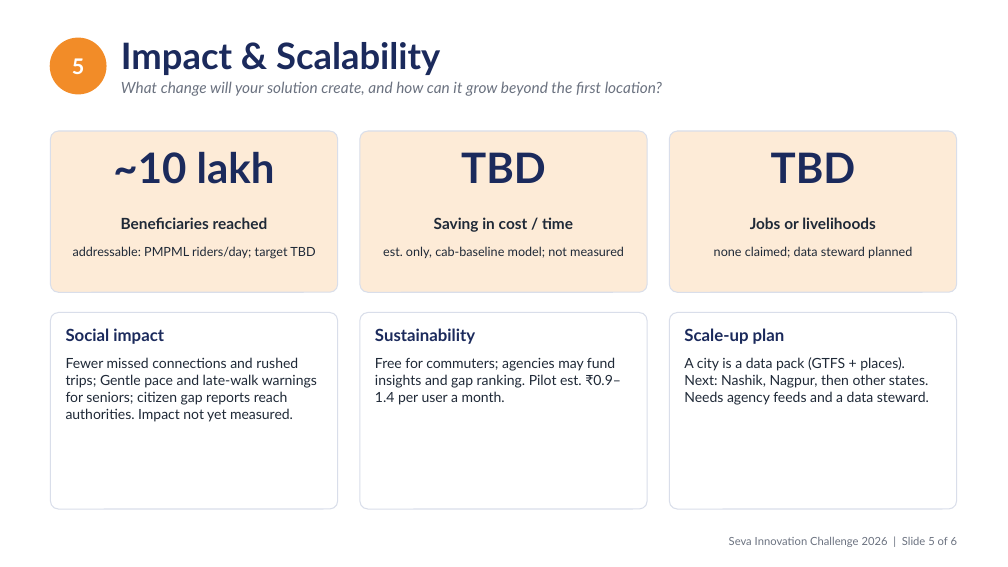
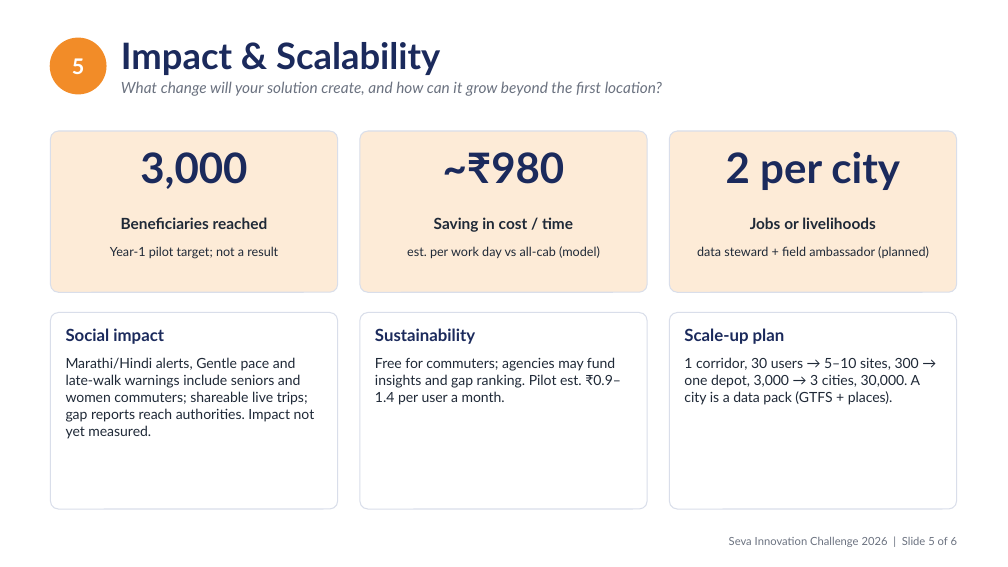
Before and after one commit to divyanshu-patil/SafarSetu, a slide deck: slide 5 of submission/SafarSetu-Seva-First-Pitch.pptx. Drawn at 1008x567 pixels with LibreOffice and Linux fonts; fonts in the diff are those of the drawing. Boxes give left, top, right and bottom in pixels: in the first picture for what was removed or moved away, otherwise in the second. Text is boxed around its words. In the diff, an @@ line names an element or a change of style, - is before the commit and + after.

Commit message:
feat: deadline-aware alerts, indexed disruptions, a11y fixes, CSV export, manifest, privacy, field kit docs, pilot plan, scorecard; Maharashtra Zone corrections; deck + screenshots

```diff
--- a/submission/SafarSetu-Seva-First-Pitch.pptx
+++ b/submission/SafarSetu-Seva-First-Pitch.pptx
@@ text at bbox=[140, 152, 247, 189]: text changed @@
-~10 lakh
+3,000
@@ text at bbox=[443, 152, 565, 184]: text changed @@
-TBD
+~₹980
@@ text at bbox=[726, 152, 900, 190]: text changed @@
-TBD
+2 per city
@@ text at bbox=[110, 246, 278, 259]: text changed @@
-addressable: PMPML riders/day; target TBD
+Year-1 pilot target; not a result
@@ text at bbox=[407, 246, 600, 258]: text changed @@
-est. only, cab-baseline model; not measured
+est. per work day vs all-cab (model)
@@ text at bbox=[697, 246, 929, 258]: text changed @@
-none claimed; data steward planned
+data steward + field ambassador (planned)
@@ text at bbox=[66, 357, 315, 439]: text changed @@
-Fewer missed connections and rushed trips; Gentle pace and late-walk warnings for seniors; citizen gap reports reach authorities. Impact not yet measured.
+Marathi/Hindi alerts, Gentle pace and late-walk warnings include seniors and women commuters; shareable live trips; gap reports reach authorities. Impact not yet measured.
@@ text at bbox=[684, 357, 920, 405]: text changed @@
-A city is a data pack (GTFS + places). Next: Nashik, Nagpur, then other states. Needs agency feeds and a data steward.
+1 corridor, 30 users → 5–10 sites, 300 → one depot, 3,000 → 3 cities, 30,000. A city is a data pack (GTFS + places).
```
Also in this commit, not shown: 1 other slide changed, 31 other files.
